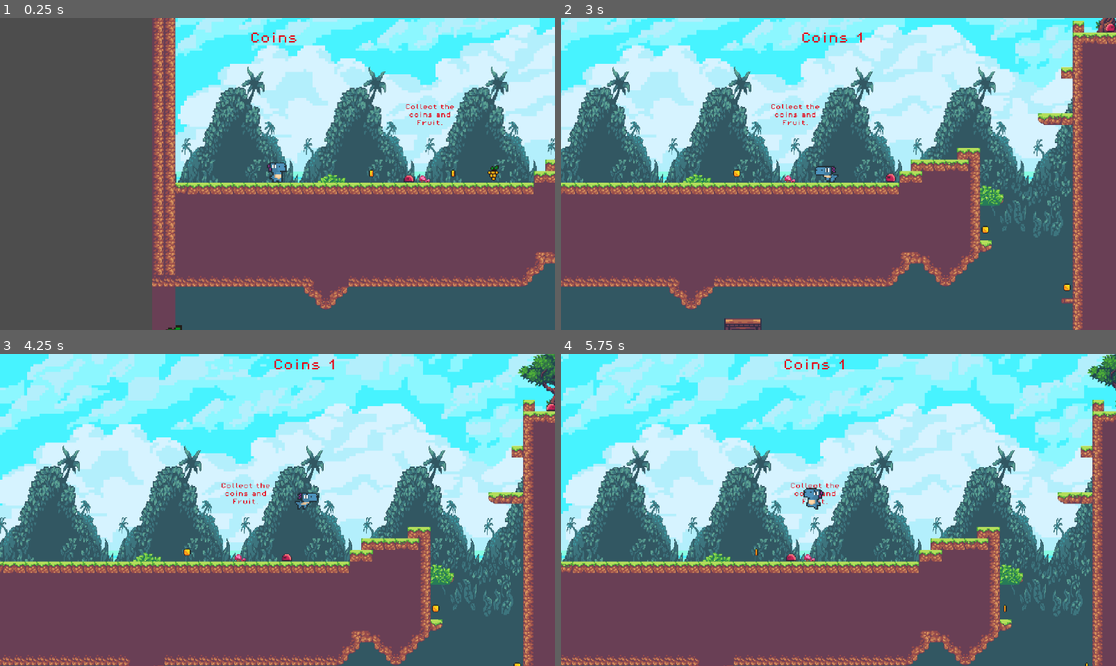
Above: before the commit, frames 1-4 (two rows, left to right).
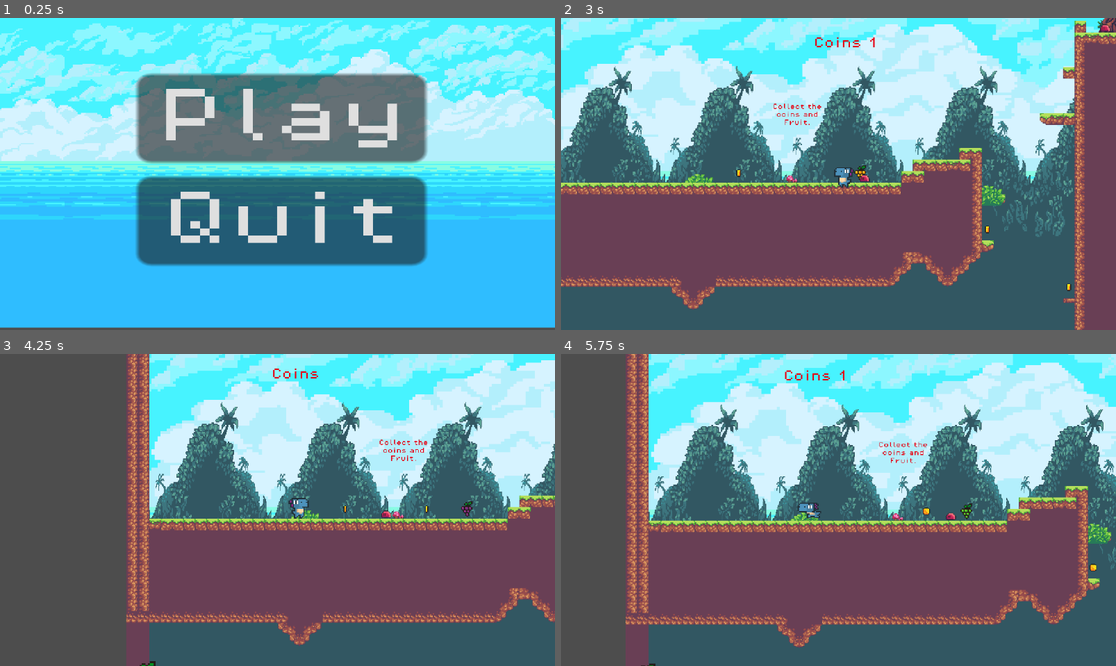
Above: after the commit, the same moments.

Repository: gardingfire/-intro-to-game-engines
Game: Godot game, scene res://main_menu.tscn
Same seed, same stepped clock (60 frames per second), same inputs: the game is played once before the commit and once after it. Before the commit the project starts from res://scenes/world_2d.tscn.
Inputs (mouse positions are in pixels of both pictures, inside the frame that each line leads up to):
- Up to frame 1 (0.25 s): no input
- Up to frame 2 (3 s): click (844, 117) at 0.5 s, where only the run after the commit has a clickable "Play"; hold Right (move_right) 1.28-2.78 s; tap Space (jump) at 1.52, 2.27 s; hold Left (move_left) from 2.78 s (still down)
- Up to frame 3 (4.25 s): release Left (move_left) at 3.53 s; hold Right (move_right) from 3.53 s (still down); tap Space (jump) at 3.77 s
- Up to frame 4 (5.75 s): tap Space (jump) at 4.52, 5.27 s; release Right (move_right) at 5.03 s; hold Left (move_left) from 5.03 s (still down)

The runs differ from the first frame. In frame 1, 95% of the frame differs, in the area x 0-100%, y 0-100%; in frame 2, 17%; in frame 3, 78%; in frame 4, 75%.

Commit message:
wk4 2D wrap-up
Adds:
- Main Menu
Needs
- "Goomba" stomp
- Export files

Diff:
--- /dev/null
+++ b/main_menu.gd
@@ -0,0 +1,9 @@
+extends Control
+
+#Play game function
+func _on_play_pressed() -> void:
+	get_tree().change_scene_to_file("res://scenes/world_2d.tscn")
+
+#Quit game function
+func _on_quit_pressed() -> void:
+	get_tree().quit()
--- /dev/null
+++ b/main_menu.tscn
@@ -0,0 +1,43 @@
+[gd_scene load_steps=4 format=3 uid="uid://ckxaq52sf2fgc"]
+
+[ext_resource type="Script" uid="uid://cr3wlseytyl0c" path="res://main_menu.gd" id="1_7vrkn"]
+[ext_resource type="FontFile" uid="uid://cq111ofk8mpat" path="res://assets/fonts/PixelOperator8.ttf" id="2_fu7sn"]
+[ext_resource type="Texture2D" uid="uid://tmuukrbws5np" path="res://assets/tilesets/back.png" id="2_jix8l"]
+
+[node name="Main Menu" type="Control"]
+layout_mode = 3
+anchors_preset = 15
+anchor_right = 1.0
+anchor_bottom = 1.0
+grow_horizontal = 2
+grow_vertical = 2
+script = ExtResource("1_7vrkn")
+
+[node name="MarginContainer" type="MarginContainer" parent="."]
+layout_mode = 0
+offset_left = 285.0
+offset_top = 117.00001
+offset_right = 345.0
+offset_bottom = 169.0
+scale = Vector2(9.98508, 7.6150756)
+
+[node name="Sprite2D" type="Sprite2D" parent="MarginContainer"]
+position = Vector2(28.141987, 26.526327)
+scale = Vector2(0.33772466, 0.35498166)
+texture = ExtResource("2_jix8l")
+
+[node name="VBoxContainer" type="VBoxContainer" parent="MarginContainer"]
+layout_mode = 2
+
+[node name="Play" type="Button" parent="MarginContainer/VBoxContainer"]
+layout_mode = 2
+theme_override_fonts/font = ExtResource("2_fu7sn")
+text = "Play	"
+
+[node name="Quit" type="Button" parent="MarginContainer/VBoxContainer"]
+layout_mode = 2
+theme_override_fonts/font = ExtResource("2_fu7sn")
+text = "Quit"
+
+[connection signal="pressed" from="MarginContainer/VBoxContainer/Play" to="." method="_on_play_pressed"]
+[connection signal="pressed" from="MarginContainer/VBoxContainer/Quit" to="." method="_on_quit_pressed"]
--- a/project.godot
+++ b/project.godot
@@ -11,7 +11,7 @@
 [application]
 
 config/name="Intro to Game Engines"
-run/main_scene="uid://dpq5o1ylws21f"
+run/main_scene="uid://ckxaq52sf2fgc"
 config/features=PackedStringArray("4.5", "Forward Plus")
 config/icon="res://icon.svg"
 
Not shown, added: main_menu.gd.uid
